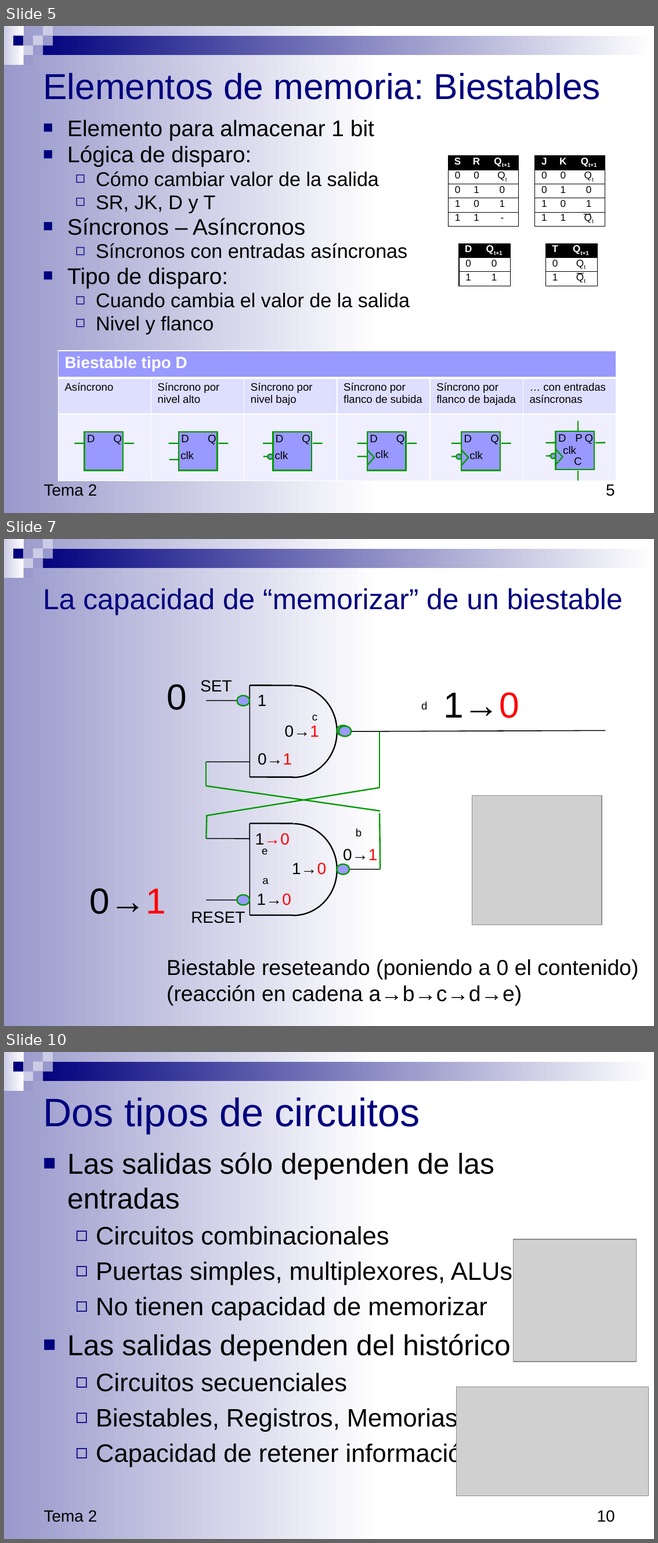
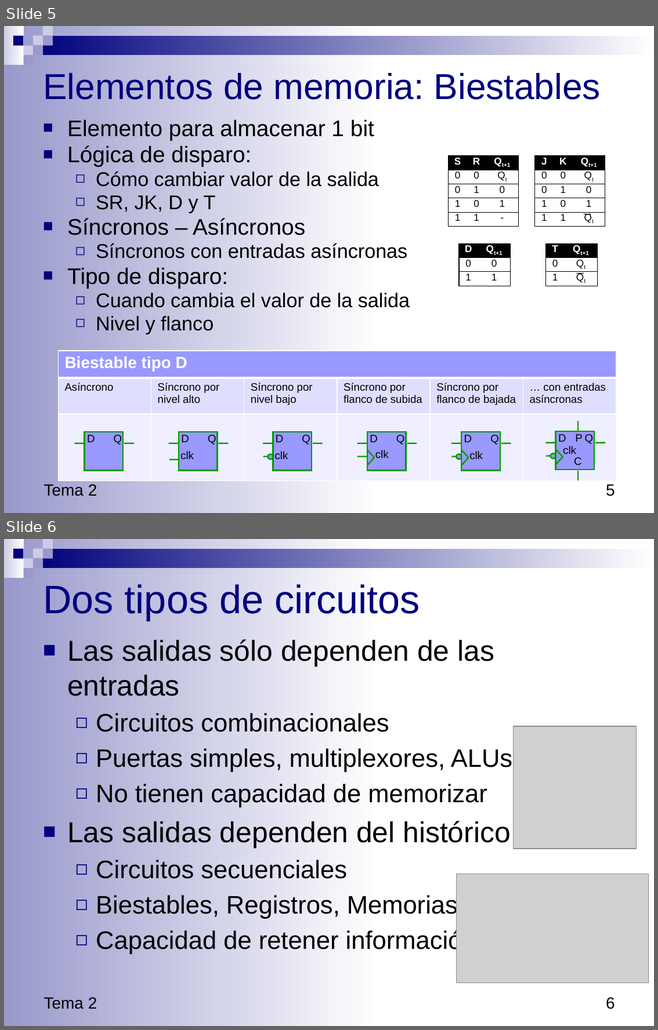
Before and after one commit to luisfromero/fucomp, a slide deck: temas/Tema3.pptx. Shown one above the other, each under a label of ours: slides 5, 7 and 10 before the commit, slides 5 and 6 after it; the slides between them are not shown. The pictures are 658x1543 and 658x1030 pixels, drawn with LibreOffice and Linux fonts; fonts in the diff are those of the drawing; grey boxes stand for pictures. Boxes give left, top, right and bottom in pixels: in the first picture for what was removed or moved away, otherwise in the second. Text is boxed around its words. In the diff, an @@ line names an element or a change of style, - is before the commit and + after.

```diff
--- a/temas/Tema3.pptx
+++ b/temas/Tema3.pptx
@@ slide 7 removed at <box>4,539,654,1026</box>, background #FFFFFF; not listed: 10 template elements that a slide beside it also shows @@
@@ title removed at <box>43,588,622,615</box> @@
-La capacidad de “memorizar” de un biestable
@@ text removed at <box>166,684,187,710</box> @@
-0
@@ text removed at <box>200,680,231,692</box> @@
-SET
@@ text removed at <box>257,694,267,706</box> @@
-1
@@ text removed at <box>443,692,519,718</box> @@
-1→0
@@ ellipse removed at <box>237,696,249,706</box> @@
@@ text removed at <box>421,701,427,710</box> @@
-d
@@ text removed at <box>285,725,319,737</box> @@
-0→1
@@ text removed at <box>312,715,317,721</box> @@
-c
@@ ellipse removed at <box>336,725,350,736</box> @@
@@ ellipse removed at <box>339,726,351,736</box> @@
@@ group removed at <box>206,685,605,777</box>: 6 lines, 1 freeform shape @@
@@ line removed from (379, 732) to (379, 788) @@
@@ line removed from (206, 762) to (206, 786) @@
@@ text removed at <box>257,753,292,765</box> @@
-0→1
@@ line removed from (206, 786) to (380, 811) @@
@@ line removed from (379, 788) to (206, 816) @@
@@ picture removed at <box>471,795,601,925</box> @@
@@ line removed from (206, 816) to (206, 838) @@
@@ line removed from (379, 813) to (380, 870) @@
@@ text removed at <box>255,833,289,845</box> @@
-1→0
@@ text removed at <box>355,828,361,837</box> @@
-b
@@ text removed at <box>262,849,267,855</box> @@
-e
@@ text removed at <box>343,849,377,861</box> @@
-0→1
@@ text removed at <box>292,863,326,875</box> @@
-1→0
@@ ellipse removed at <box>336,864,350,875</box> @@
@@ text removed at <box>262,878,268,884</box> @@
-a
@@ group removed at <box>206,824,380,916</box>: 6 lines, 1 freeform shape @@
@@ text removed at <box>90,888,166,914</box> @@
-0→1
@@ ellipse removed at <box>237,895,249,906</box> @@
@@ text removed at <box>257,893,291,906</box> @@
-1→0
@@ text removed at <box>191,911,245,924</box> @@
-RESET
@@ text removed at <box>166,959,638,1005</box> @@
-Biestable reseteando (poniendo a 0 el contenido)
-(reacción en cadena a→b→c→d→e)
@@ what was slide 10 is now slide 6 @@
@@ page number at <box>605,997,615,1009</box>: text changed @@
-10
+6
```
Also in this commit, not shown: 21 slides changed, 4 slides added, 7 other slides removed, 8 other files.
